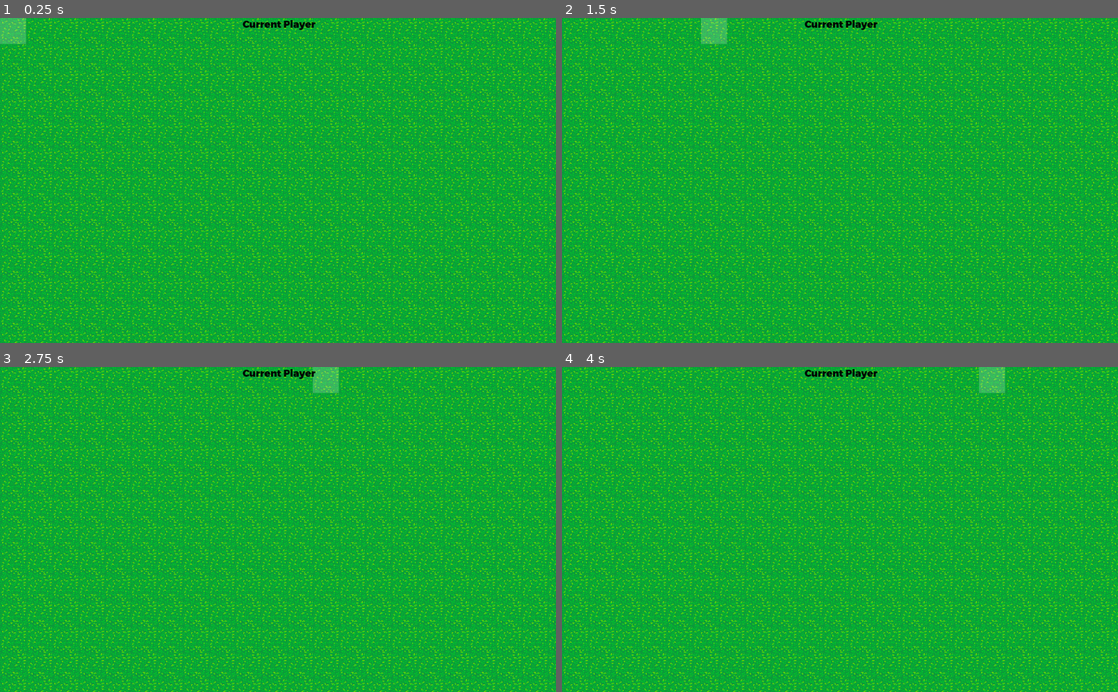
Above: before the commit, frames 1-4 (two rows, left to right).
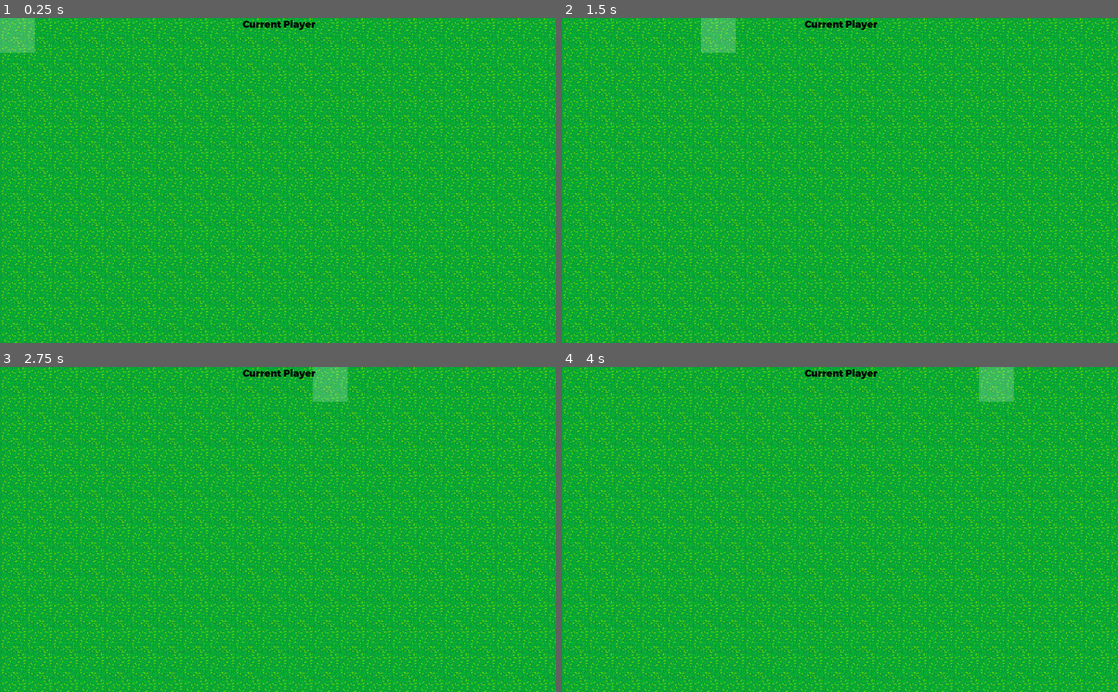
Above: after the commit, the same moments.

Repository: kybek/disconnect
Game: Godot game, scene res://src/world.tscn
Same seed, same stepped clock (60 frames per second), same inputs: the game is played once before the commit and once after it. This scene is started directly instead of the project's main scene. The engine's default icon, where the game draws it, is replaced by a stand-in: a white triangle on a blue panel in a dark square.
Inputs (mouse positions are in pixels of both pictures, inside the frame that each line leads up to):
- Up to frame 1 (0.25 s): no input
- Up to frame 2 (1.5 s): tap Enter at 0.5 s; move the mouse to (962, 164) at 0.52 s; tap Space (ui_select) at 0.77, 1.25 s; move the mouse to (728, 196) at 1.27 s
- Up to frame 3 (2.75 s): tap Space (ui_select) at 1.52 s; tap Enter at 2 s; move the mouse to (333, 458) at 2.02 s
- Up to frame 4 (4 s): tap Space (ui_select) at 2.75, 3.02, 3.77 s; move the mouse to (812, 594) at 2.77 s; tap Enter at 3.5 s; move the mouse to (1006, 578) at 3.52 s

The runs differ from the first frame. In frame 1, 0.3% of the frame differs, in the area x 0-7%, y 0-11%; in frame 2, 0.3%; in frame 3, 0.3%; in frame 4, 0.3%.

Commit message:
Fix.. I think.

Diff:
--- a/src/world.tscn
+++ b/src/world.tscn
@@ -21,7 +21,7 @@
 material = SubResource( 1 )
 margin_right = 40.0
 margin_bottom = 40.0
-texture = ExtResource( 1 )
+texture = ExtResource( 3 )
 stretch_mode = 2
 
 [node name="players" type="Node2D" parent="."]
